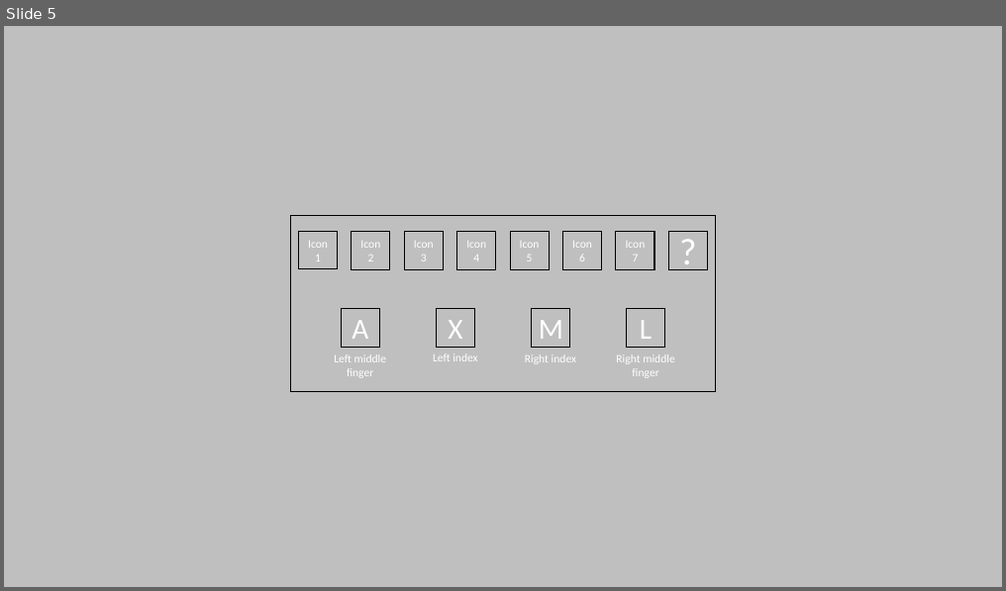
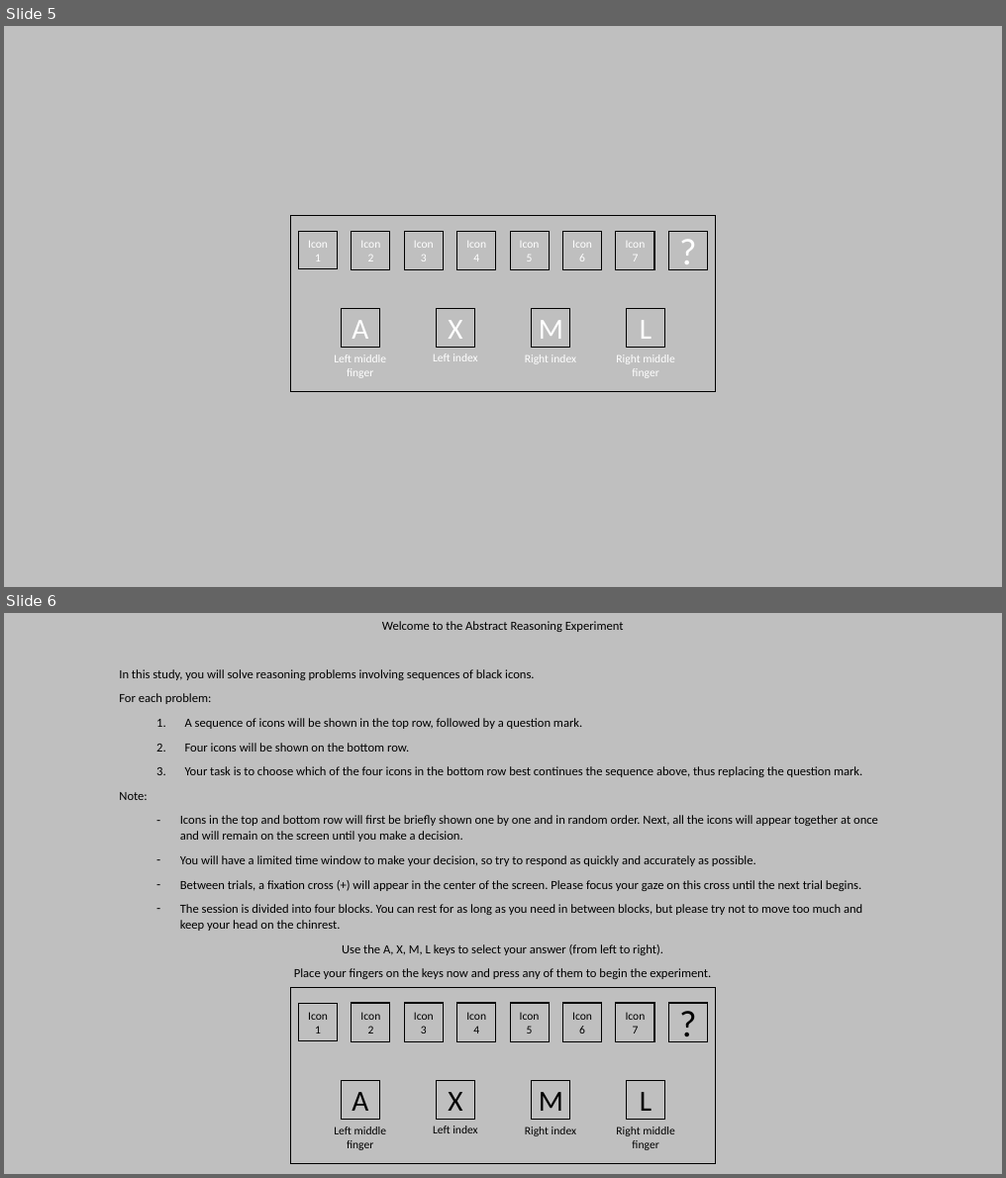
Before and after one commit to chris-pinier/abstract_reasoning, a slide deck: docs/messages.pptx. Shown one above the other, each under a label of ours: slide 5 before the commit, slides 5 and 6 after it. The pictures are 1006x591 and 1006x1178 pixels, drawn with LibreOffice and Linux fonts; fonts in the diff are those of the drawing. Boxes give left, top, right and bottom in pixels: in the first picture for what was removed or moved away, otherwise in the second. Text is boxed around its words. In the diff, an @@ line names an element or a change of style, - is before the commit and + after.

Commit message:
resized welcome msg

```diff
--- a/docs/messages.pptx
+++ b/docs/messages.pptx
@@ slide 6 added at (4, 613, 1002, 1174), background #BFBFBF @@
@@ text added at (119, 621, 878, 979), 12 pt, text #000000 @@
+Welcome to the Abstract Reasoning Experiment
+In this study, you will solve reasoning problems involving sequences of black icons.
+For each problem:
+  1. A sequence of icons will be shown in the top row, followed by a question mark.
+  2. Four icons will be shown on the bottom row.
+  3. Your task is to choose which of the four icons in the bottom row best continues the sequence above, thus replacing the question mark.
+Note:
+  – Icons in the top and bottom row will first be briefly shown one by one and in random order. Next, all the icons will appear together at once and will remain on the screen until you make a decision.
+  – You will have a limited time window to make your decision, so try to respond as quickly and accurately as possible.
+  – Between trials, a fixation cross (+) will appear in the center of the screen. Please focus your gaze on this cross until the next trial begins.
+  – The session is divided into four blocks. You can rest for as long as you need in between blocks, but please try not to move too much and keep your head on the chinrest.
+Use the A, X, M, L keys to select your answer (from left to right).
+Place your fingers on the keys now and press any of them to begin the experiment.
@@ group added at (291, 988, 716, 1164): 13 rectangles, 4 texts @@
+Right middle finger
+Right index
+Left index
+Left middle finger
+L
+M
+X
+A
+?
+Icon 7
+Icon 6
+Icon 5
+Icon
+4
+Icon3
+Icon 2
+Icon 1
```
Also in this commit, not shown: 1 other file.
